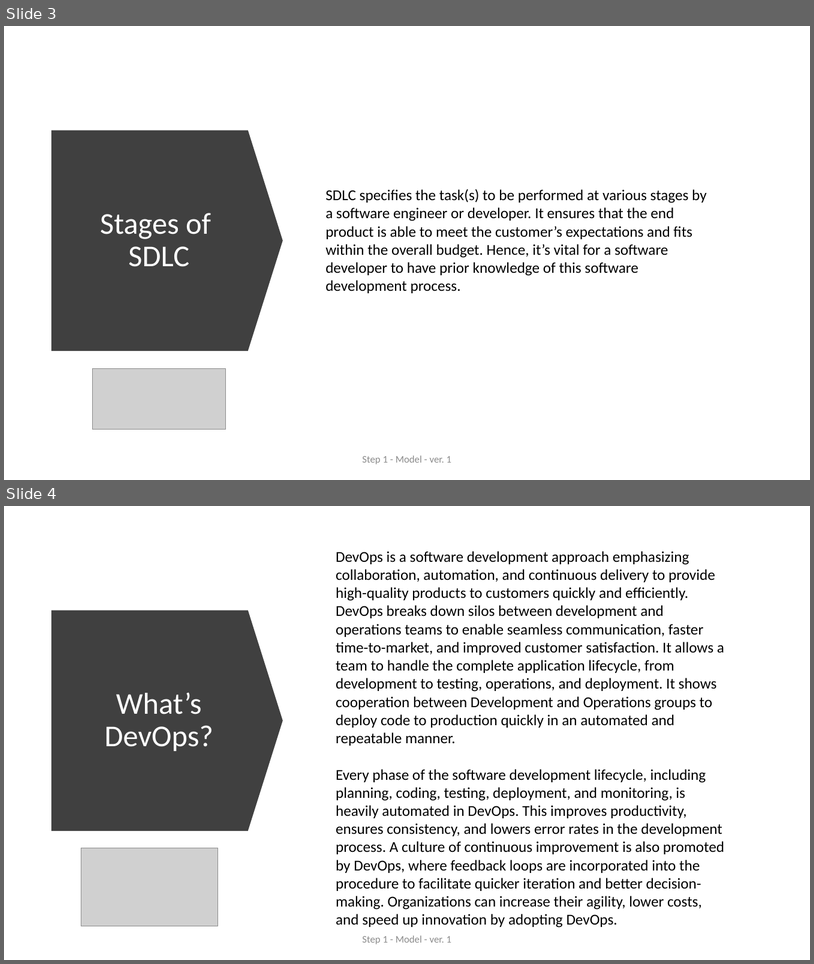
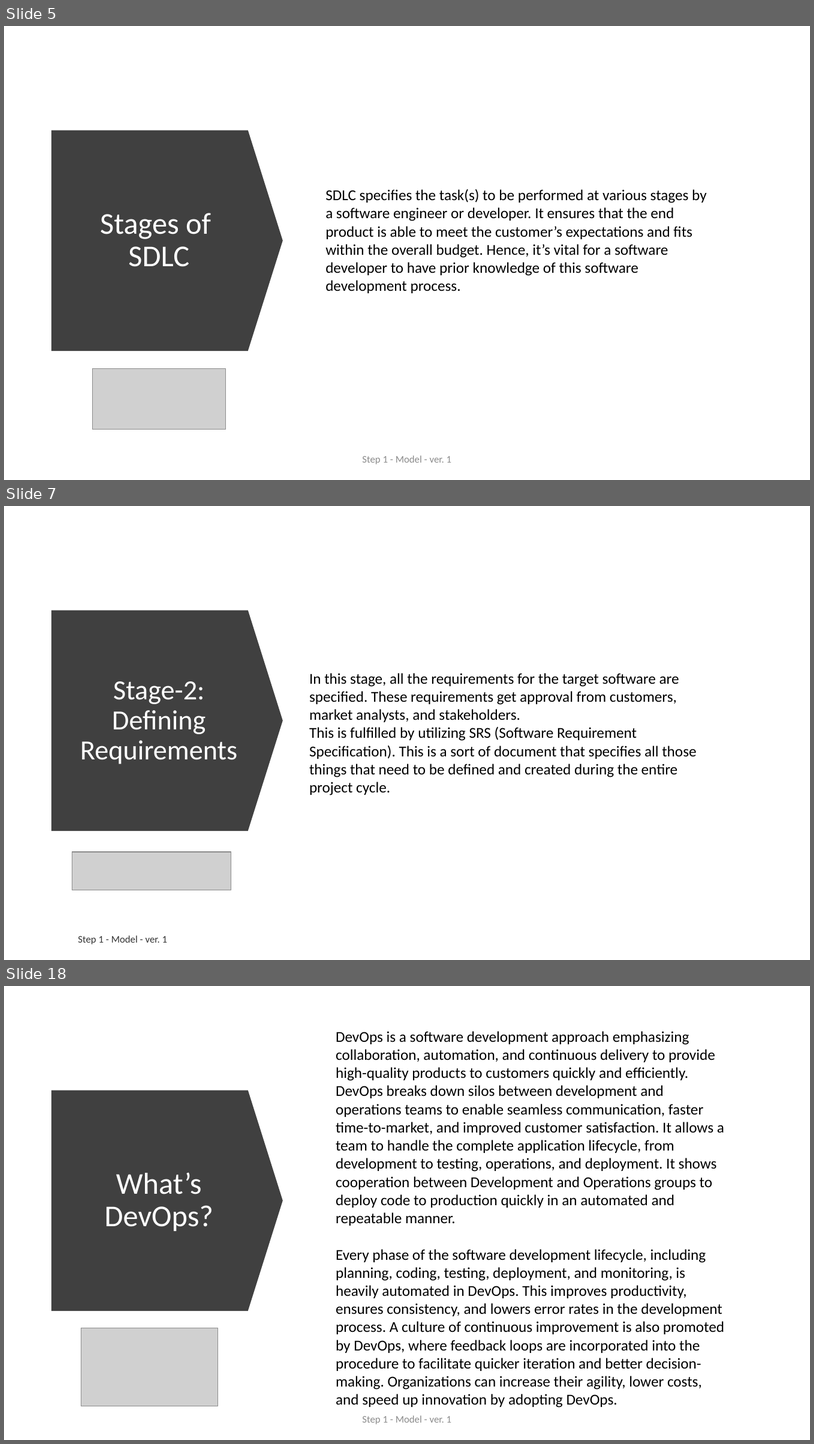
Before and after one commit to ext4dmin/DevOps-Mentorship, a slide deck: Step1-Model_speach.pptx. Shown one above the other, each under a label of ours: slides 3 and 4 before the commit, slides 5, 7 and 18 after it; the slides between them are not shown. The pictures are 814x964 and 814x1444 pixels, drawn with LibreOffice and Linux fonts; fonts in the diff are those of the drawing; grey boxes stand for pictures. Boxes give left, top, right and bottom in pixels: in the first picture for what was removed or moved away, otherwise in the second. Text is boxed around its words. In the diff, an @@ line names an element or a change of style, - is before the commit and + after.

Commit message:
Step 1. Model. <before editing>

```diff
--- a/Step1-Model_speach.pptx
+++ b/Step1-Model_speach.pptx
@@ slide 7 added at (4,506,810,960), background #FFFFFF @@
@@ down arrow added at (52,610,284,831), fill #404040 @@
@@ title added at (80,681,237,764), 33 pt, text #FFFFFF @@
+Stage-2: Defining Requirements
@@ text added at (309,673,696,795), 18 pt, text #000000 @@
+In this stage, all the requirements for the target software are specified. These requirements get approval from customers, market analysts, and stakeholders.
+This is fulfilled by utilizing SRS (Software Requirement Specification). This is a sort of document that specifies all those things that need to be defined and created during the entire project cycle.
@@ picture added at (72,852,231,889) @@
@@ text added at (78,935,167,944), 12 pt, text #000000 at 80% opacity @@
+Step 1 - Model - ver. 1
@@ what was slide 3 is now slide 5 @@
@@ what was slide 4 is now slide 18 @@
```
Also in this commit, not shown: 2 slides changed, 33 other slides added, 1 other file.
